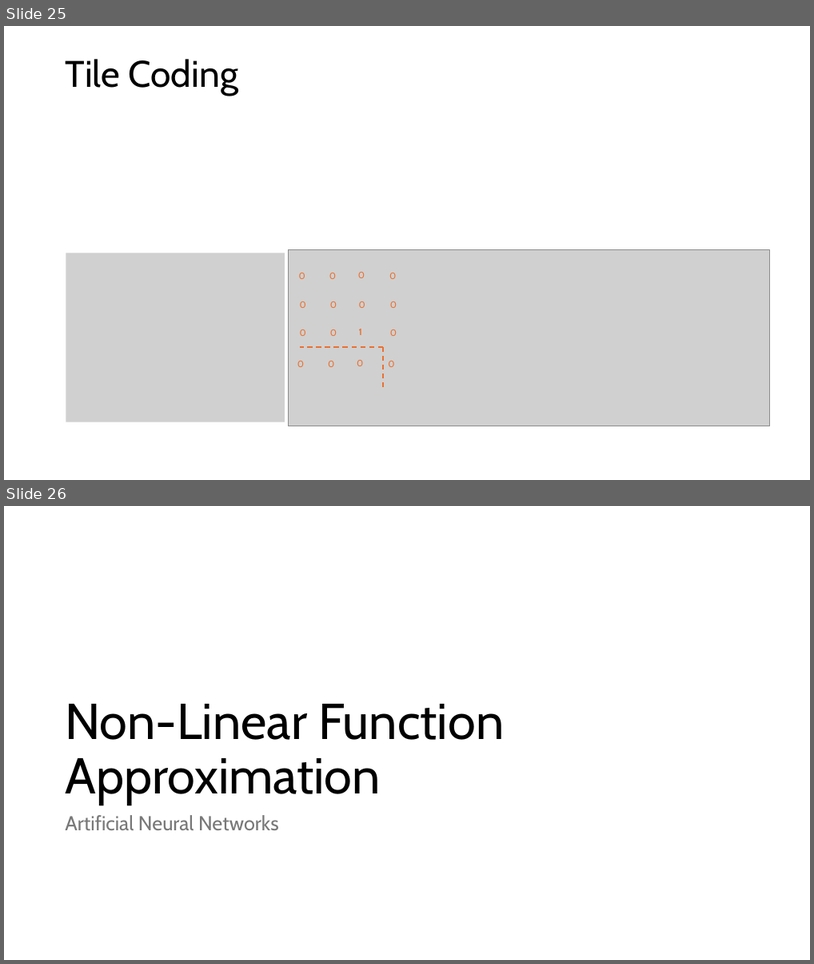
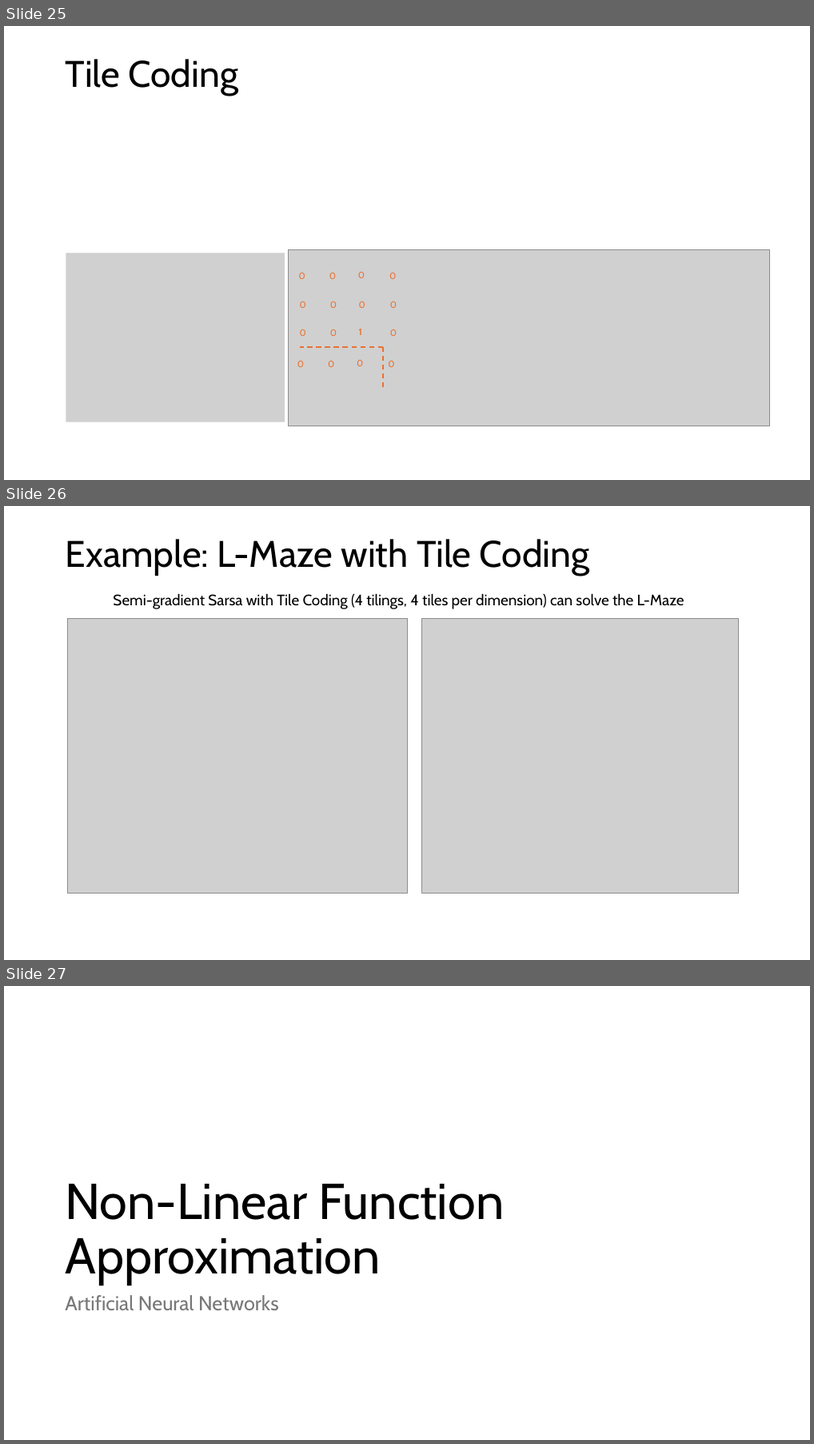
Before and after one commit to mhahsler/Introduction_to_Reinforcement_Learning, a slide deck: slides/Lecture_Chapter09.pptx. Shown one above the other, each under a label of ours: slides 25 and 26 before the commit, slides 25, 26 and 27 after it. The pictures are 814x964 and 814x1444 pixels, drawn with LibreOffice and Linux fonts; fonts in the diff are those of the drawing; grey boxes stand for pictures. Boxes give left, top, right and bottom in pixels: in the first picture for what was removed or moved away, otherwise in the second. Text is boxed around its words. In the diff, an @@ line names an element or a change of style, - is before the commit and + after.

```diff
--- a/slides/Lecture_Chapter09.pptx
+++ b/slides/Lecture_Chapter09.pptx
@@ slide 26 added at [4, 506, 810, 960], background #FFFFFF @@
@@ title added at [66, 539, 590, 576], 44 pt, text #000000 @@
+Example: L-Maze with Tile Coding
@@ text added at [113, 593, 685, 609], 18 pt, text #000000 @@
+Semi-gradient Sarsa with Tile Coding (4 tilings, 4 tiles per dimension) can solve the L-Maze
@@ picture added at [67, 619, 407, 892] @@
@@ picture added at [422, 619, 739, 892] @@
@@ what was slide 26 is now slide 27 @@
```
Also in this commit, not shown: 6 slides changed, 1 other slide added, 2 slides removed, 3 other files.
